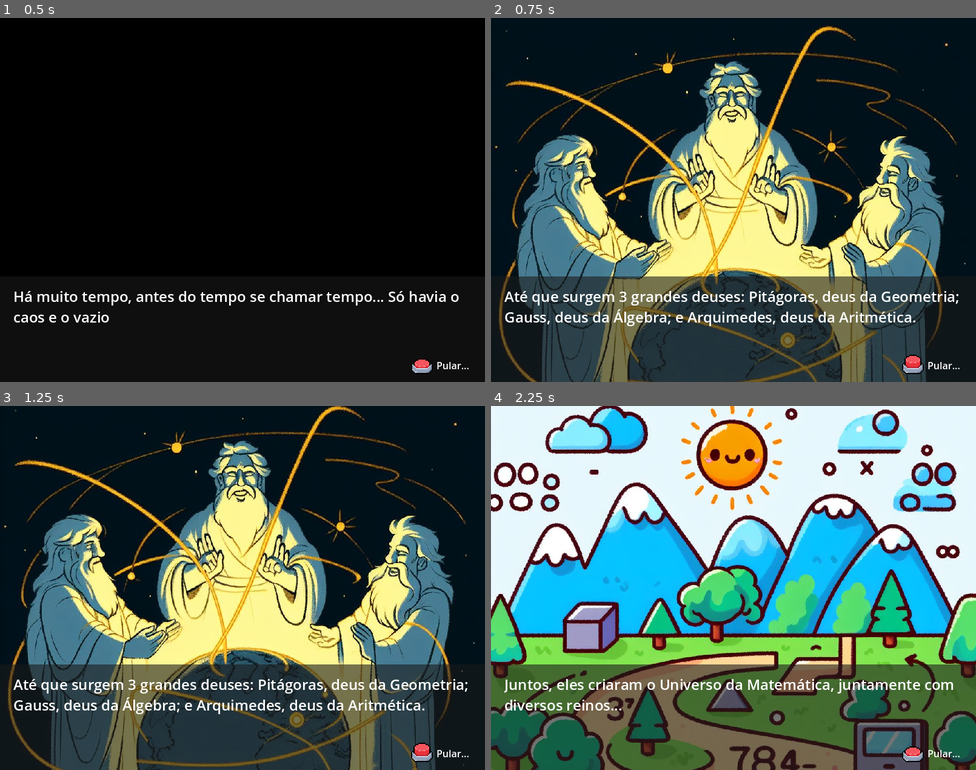
Above: before the commit, frames 1-4 (two rows, left to right).
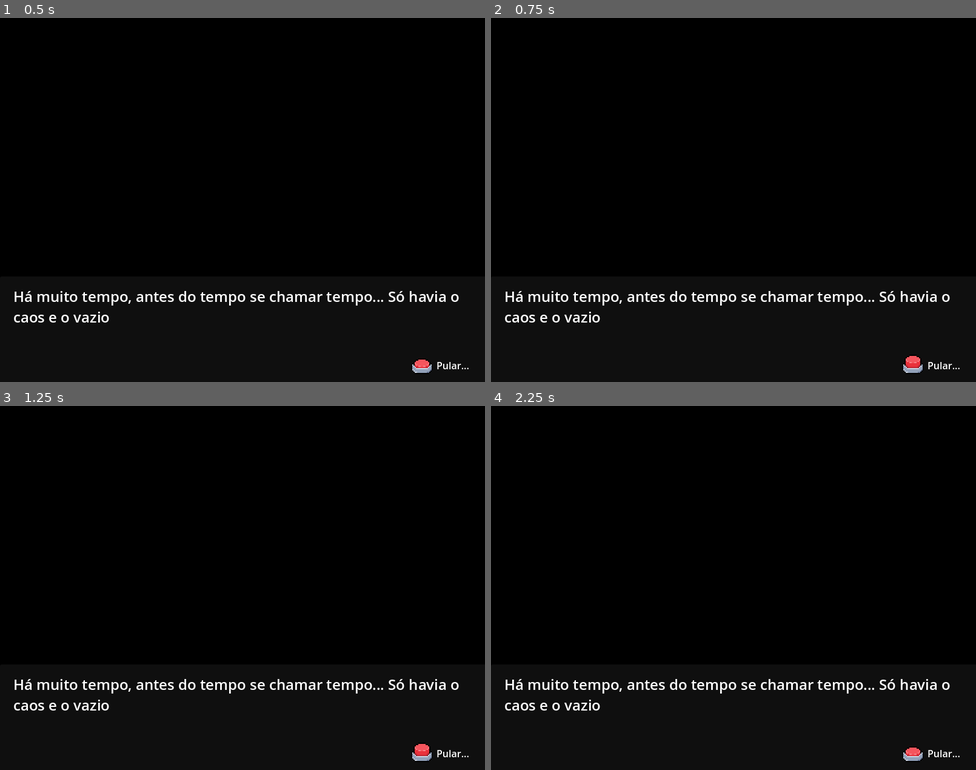
Above: after the commit, the same moments.

Repository: Lapada-Games/The-Legend-of-Samir
Game: Godot game, scene res://Scenes/LapadaGames.tscn
The game is run twice, just before and just after one commit, with the same random seed, the same clock (stepped at 60 frames per second) and the same inputs. Video files are missing from this copy of the repository; at most half a second of black plays in their place. Sound files missing from this copy of the repository are replaced by a short silence.
Inputs:
- Up to frame 1 (0.5 s): no input
- Up to frame 2 (0.75 s): tap Enter at 0.5 s; hold Right (ui_right) from 0.53 s (still down)
- Up to frame 3 (1.25 s): keep holding Right (ui_right)
- Up to frame 4 (2.25 s): release Right (ui_right) at 1.28 s; hold Left (ui_left) 1.28-2.03 s; hold Right (ui_right) from 2.03 s (still down)

Frame 1 is identical in both runs. In frame 2, 88% of the frame differs, in the area x 0-100%, y 0-100%; in frame 3, 88%; in frame 4, 98%.

Commit message:
stuff

Diff:
--- a/Scenes/Enemy.gd
+++ b/Scenes/Enemy.gd
@@ -1,17 +1,52 @@
 extends CharacterBody2D
 class_name Enemy
 
-const SPEED = 130.0
+var speed = 80
+var rng = RandomNumberGenerator.new()
+var should_kill_player = true
+var attacking = false
+var dead = false
 
-var should_kill_player = true
+var sprites = [
+	"fox",
+	"toad"
+]
+
+var current_sprite = 0
+
+func randomize_sprite():
+	if Global.level == 0:
+		current_sprite = rng.randi_range(0, 1)
+
 
 func _physics_process(delta):
-	velocity.x = -1 * SPEED
+	velocity.x = -1 * speed
 
 	move_and_slide()
+
+	if dead:
+		$Sprite2D.play(sprites[current_sprite] + "_die")
+	else:
+		if not attacking:
+			$Sprite2D.play(sprites[current_sprite] + "_walk")
+		else:
+			$Sprite2D.play(sprites[current_sprite] + "_attack")
 
 
 	if $RayCast2D.is_colliding() and should_kill_player:
 		var collider = $RayCast2D.get_collider()
 		if $RayCast2D.get_collider() is Player:
-			collider.die()
+			attacking = true
+			collider.die() # the player dies
+			$RayCast2D.enabled = false
+
+
+func die():
+	dead = true
+
+
+func _on_sprite_2d_animation_finished():
+	if $Sprite2D.animation == sprites[current_sprite] + "_attack":
+		attacking = false
+	elif $Sprite2D.animation == sprites[current_sprite] + "_die":
+		queue_free()
--- a/Scenes/Enemy.tscn
+++ b/Scenes/Enemy.tscn
@@ -1,7 +1,234 @@
-[gd_scene load_steps=4 format=3 uid="uid://crkjvwmwbaffb"]
-
-[ext_resource type="Texture2D" uid="uid://bcqtyf0hhuoub" path="res://icon.svg" id="1_3pypu"]
+[gd_scene load_steps=37 format=3 uid="uid://crkjvwmwbaffb"]
+
 [ext_resource type="Script" path="res://Scenes/Enemy.gd" id="1_afpwt"]
+[ext_resource type="Texture2D" uid="uid://c0i3ua1kwse0k" path="res://Assets/spritesheets/Toad_Walk.png" id="2_0qfk3"]
+[ext_resource type="Texture2D" uid="uid://cip5trtvodwhl" path="res://Assets/spritesheets/fox_walk.png" id="2_7017l"]
+[ext_resource type="Texture2D" uid="uid://cesch5ivtcajv" path="res://Assets/spritesheets/fox_attack.png" id="2_pb03c"]
+[ext_resource type="Texture2D" uid="uid://dy8hrvhl4eqlx" path="res://Assets/spritesheets/fox_death.png" id="3_1iidn"]
+[ext_resource type="Texture2D" uid="uid://dp0isilu1h2ps" path="res://Assets/spritesheets/Toad_Attack.png" id="4_pi64l"]
+[ext_resource type="Texture2D" uid="uid://cqk1frv03cph6" path="res://Assets/spritesheets/Toad_Death.png" id="5_8e25t"]
+
+[sub_resource type="AtlasTexture" id="AtlasTexture_rirw3"]
+atlas = ExtResource("2_pb03c")
+region = Rect2(0, 0, 80, 64)
+
+[sub_resource type="AtlasTexture" id="AtlasTexture_hyj0b"]
+atlas = ExtResource("2_pb03c")
+region = Rect2(80, 0, 80, 64)
+
+[sub_resource type="AtlasTexture" id="AtlasTexture_yx4ra"]
+atlas = ExtResource("2_pb03c")
+region = Rect2(160, 0, 80, 64)
+
+[sub_resource type="AtlasTexture" id="AtlasTexture_k6rx4"]
+atlas = ExtResource("2_pb03c")
+region = Rect2(240, 0, 80, 64)
+
+[sub_resource type="AtlasTexture" id="AtlasTexture_8x2ew"]
+atlas = ExtResource("3_1iidn")
+region = Rect2(0, 0, 80, 64)
+
+[sub_resource type="AtlasTexture" id="AtlasTexture_ugo7m"]
+atlas = ExtResource("3_1iidn")
+region = Rect2(80, 0, 80, 64)
+
+[sub_resource type="AtlasTexture" id="AtlasTexture_f6afe"]
+atlas = ExtResource("3_1iidn")
+region = Rect2(160, 0, 80, 64)
+
+[sub_resource type="AtlasTexture" id="AtlasTexture_0c65l"]
+atlas = ExtResource("2_7017l")
+region = Rect2(0, 0, 80, 64)
+
+[sub_resource type="AtlasTexture" id="AtlasTexture_kvw2a"]
+atlas = ExtResource("2_7017l")
+region = Rect2(80, 0, 80, 64)
+
+[sub_resource type="AtlasTexture" id="AtlasTexture_u4wot"]
+atlas = ExtResource("2_7017l")
+region = Rect2(160, 0, 80, 64)
+
+[sub_resource type="AtlasTexture" id="AtlasTexture_fk8nm"]
+atlas = ExtResource("2_7017l")
+region = Rect2(240, 0, 80, 64)
+
+[sub_resource type="AtlasTexture" id="AtlasTexture_emgl1"]
+atlas = ExtResource("4_pi64l")
+region = Rect2(80, 0, 80, 64)
+
+[sub_resource type="AtlasTexture" id="AtlasTexture_cf757"]
+atlas = ExtResource("4_pi64l")
+region = Rect2(160, 0, 80, 64)
+
+[sub_resource type="AtlasTexture" id="AtlasTexture_a6se3"]
+atlas = ExtResource("4_pi64l")
+region = Rect2(240, 0, 80, 64)
+
+[sub_resource type="AtlasTexture" id="AtlasTexture_mx786"]
+atlas = ExtResource("4_pi64l")
+region = Rect2(320, 0, 80, 64)
+
+[sub_resource type="AtlasTexture" id="AtlasTexture_xmekj"]
+atlas = ExtResource("4_pi64l")
+region = Rect2(400, 0, 80, 64)
+
+[sub_resource type="AtlasTexture" id="AtlasTexture_cqyxl"]
+atlas = ExtResource("4_pi64l")
+region = Rect2(480, 0, 80, 64)
+
+[sub_resource type="AtlasTexture" id="AtlasTexture_a4fdf"]
+atlas = ExtResource("4_pi64l")
+region = Rect2(560, 0, 80, 64)
+
+[sub_resource type="AtlasTexture" id="AtlasTexture_62yiw"]
+atlas = ExtResource("5_8e25t")
+region = Rect2(0, 0, 80, 64)
+
+[sub_resource type="AtlasTexture" id="AtlasTexture_aodef"]
+atlas = ExtResource("5_8e25t")
+region = Rect2(80, 0, 80, 64)
+
+[sub_resource type="AtlasTexture" id="AtlasTexture_3rqvd"]
+atlas = ExtResource("5_8e25t")
+region = Rect2(160, 0, 80, 64)
+
+[sub_resource type="AtlasTexture" id="AtlasTexture_p8n1u"]
+atlas = ExtResource("5_8e25t")
+region = Rect2(240, 0, 80, 64)
+
+[sub_resource type="AtlasTexture" id="AtlasTexture_o0xsh"]
+atlas = ExtResource("5_8e25t")
+region = Rect2(320, 0, 80, 64)
+
+[sub_resource type="AtlasTexture" id="AtlasTexture_rocd6"]
+atlas = ExtResource("2_0qfk3")
+region = Rect2(0, 0, 80, 64)
+
+[sub_resource type="AtlasTexture" id="AtlasTexture_vee7s"]
+atlas = ExtResource("2_0qfk3")
+region = Rect2(80, 0, 80, 64)
+
+[sub_resource type="AtlasTexture" id="AtlasTexture_j5lq4"]
+atlas = ExtResource("2_0qfk3")
+region = Rect2(160, 0, 80, 64)
+
+[sub_resource type="AtlasTexture" id="AtlasTexture_xblta"]
+atlas = ExtResource("2_0qfk3")
+region = Rect2(240, 0, 80, 64)
+
+[sub_resource type="SpriteFrames" id="SpriteFrames_m2xou"]
+animations = [{
+"frames": [{
+"duration": 1.0,
+"texture": SubResource("AtlasTexture_rirw3")
+}, {
+"duration": 1.0,
+"texture": SubResource("AtlasTexture_hyj0b")
+}, {
+"duration": 1.0,
+"texture": SubResource("AtlasTexture_yx4ra")
+}, {
+"duration": 1.0,
+"texture": SubResource("AtlasTexture_k6rx4")
+}],
+"loop": false,
+"name": &"fox_attack",
+"speed": 10.0
+}, {
+"frames": [{
+"duration": 1.0,
+"texture": SubResource("AtlasTexture_8x2ew")
+}, {
+"duration": 1.0,
+"texture": SubResource("AtlasTexture_ugo7m")
+}, {
+"duration": 1.0,
+"texture": SubResource("AtlasTexture_f6afe")
+}],
+"loop": false,
+"name": &"fox_die",
+"speed": 5.0
+}, {
+"frames": [{
+"duration": 1.0,
+"texture": SubResource("AtlasTexture_0c65l")
+}, {
+"duration": 1.0,
+"texture": SubResource("AtlasTexture_kvw2a")
+}, {
+"duration": 1.0,
+"texture": SubResource("AtlasTexture_u4wot")
+}, {
+"duration": 1.0,
+"texture": SubResource("AtlasTexture_fk8nm")
+}],
+"loop": true,
+"name": &"fox_walk",
+"speed": 5.0
+}, {
+"frames": [{
+"duration": 1.0,
+"texture": SubResource("AtlasTexture_emgl1")
+}, {
+"duration": 1.0,
+"texture": SubResource("AtlasTexture_cf757")
+}, {
+"duration": 1.0,
+"texture": SubResource("AtlasTexture_a6se3")
+}, {
+"duration": 1.0,
+"texture": SubResource("AtlasTexture_mx786")
+}, {
+"duration": 1.0,
+"texture": SubResource("AtlasTexture_xmekj")
+}, {
+"duration": 1.0,
+"texture": SubResource("AtlasTexture_cqyxl")
+}, {
+"duration": 1.0,
+"texture": SubResource("AtlasTexture_a4fdf")
+}],
+"loop": false,
+"name": &"toad_attack",
+"speed": 20.0
+}, {
+"frames": [{
+"duration": 1.0,
+"texture": SubResource("AtlasTexture_62yiw")
+}, {
+"duration": 1.0,
+"texture": SubResource("AtlasTexture_aodef")
+}, {
+"duration": 1.0,
+"texture": SubResource("AtlasTexture_3rqvd")
+}, {
+"duration": 1.0,
+"texture": SubResource("AtlasTexture_p8n1u")
+}, {
+"duration": 1.0,
+"texture": SubResource("AtlasTexture_o0xsh")
+}],
+"loop": false,
+"name": &"toad_die",
+"speed": 8.0
+}, {
+"frames": [{
+"duration": 1.0,
+"texture": SubResource("AtlasTexture_rocd6")
+}, {
+"duration": 1.0,
+"texture": SubResource("AtlasTexture_vee7s")
+}, {
+"duration": 1.0,
+"texture": SubResource("AtlasTexture_j5lq4")
+}, {
+"duration": 1.0,
+"texture": SubResource("AtlasTexture_xblta")
+}],
+"loop": true,
+"name": &"toad_walk",
+"speed": 5.0
+}]
 
 [sub_resource type="RectangleShape2D" id="RectangleShape2D_xivre"]
 size = Vector2(87, 87)
@@ -11,9 +238,13 @@
 collision_mask = 2
 script = ExtResource("1_afpwt")
 
-[node name="Sprite2D" type="Sprite2D" parent="."]
-scale = Vector2(0.6875, 0.6875)
-texture = ExtResource("1_3pypu")
+[node name="Sprite2D" type="AnimatedSprite2D" parent="."]
+position = Vector2(1, -3)
+scale = Vector2(3.25781, 3.25781)
+sprite_frames = SubResource("SpriteFrames_m2xou")
+animation = &"fox_die"
+autoplay = "fox_walk"
+flip_h = true
 
 [node name="CollisionShape2D" type="CollisionShape2D" parent="."]
 position = Vector2(0.5, -0.5)
@@ -21,3 +252,5 @@
 
 [node name="RayCast2D" type="RayCast2D" parent="."]
 target_position = Vector2(-76, 0)
+
+[connection signal="animation_finished" from="Sprite2D" to="." method="_on_sprite_2d_animation_finished"]
--- a/Scenes/LapadaGames.tscn
+++ b/Scenes/LapadaGames.tscn
@@ -32,9 +32,10 @@
 [node name="ColorRect2" type="ColorRect" parent="."]
 layout_mode = 0
 offset_left = -58.0
-offset_top = -838.0
+offset_top = -885.0
 offset_right = 917.0
-offset_bottom = 137.0
+offset_bottom = 90.0
+color = Color(0, 0, 0, 1)
 
 [node name="ColorRect3" type="ColorRect" parent="."]
 layout_mode = 0
@@ -42,5 +43,6 @@
 offset_top = 498.0
 offset_right = 907.0
 offset_bottom = 1473.0
+color = Color(0, 0, 0, 1)
 
 [connection signal="finished" from="VideoStreamPlayer" to="." method="_on_video_stream_player_finished"]
--- /dev/null
+++ b/Scenes/LevelShower.gd
@@ -0,0 +1,21 @@
+extends Node2D
+
+var level_names = [
+	"PRAIA DOS NÚMEROS",
+	"NÃO SEI VOU VER",
+	"NÃO SEI VOU VER",
+	"CASTELO DO EULER"
+]
+
+# Called when the node enters the scene tree for the first time.
+func _ready():
+	pass # Replace with function body.
+
+
+# Called every frame. 'delta' is the elapsed time since the previous frame.
+func _process(delta):
+	pass
+
+
+func _on_audio_stream_player_finished():
+	get_tree().change_scene_to_file("res://Scenes/Levels/level.tscn") # TODO: change this later
--- /dev/null
+++ b/Scenes/LevelShower.tscn
@@ -0,0 +1,33 @@
+[gd_scene load_steps=4 format=3 uid="uid://cpoyjiak03wiv"]
+
+[ext_resource type="FontFile" uid="uid://b4eycjheda6jr" path="res://Assets/Fonts/PressStart2P-Regular.ttf" id="1_0oik6"]
+[ext_resource type="AudioStream" uid="uid://bbr576tjskv8a" path="res://Assets/Audio/Level.mp3" id="1_e1xmy"]
+[ext_resource type="Script" path="res://Scenes/LevelShower.gd" id="1_j2mes"]
+
+[node name="LevelShower" type="Node2D"]
+script = ExtResource("1_j2mes")
+
+[node name="ColorRect" type="ColorRect" parent="."]
+offset_right = 865.0
+offset_bottom = 746.0
+color = Color(0, 0, 0, 1)
+
+[node name="Label" type="Label" parent="."]
+offset_left = 29.0
+offset_top = 45.0
+offset_right = 764.0
+offset_bottom = 570.0
+theme_override_colors/font_color = Color(1, 1, 1, 1)
+theme_override_fonts/font = ExtResource("1_0oik6")
+theme_override_font_sizes/font_size = 32
+text = "PRAIA DOS NÚMEROS"
+horizontal_alignment = 1
+vertical_alignment = 1
+
+[node name="AudioStreamPlayer" type="AudioStreamPlayer" parent="."]
+stream = ExtResource("1_e1xmy")
+autoplay = true
+
+[node name="Timer" type="Timer" parent="."]
+
+[connection signal="finished" from="AudioStreamPlayer" to="." method="_on_audio_stream_player_finished"]
--- a/Scenes/Levels/EnemySpawner.gd
+++ b/Scenes/Levels/EnemySpawner.gd
@@ -13,9 +13,10 @@
 func spawn_enemy():
 	instance = enemy.instantiate()
 	add_child(instance)
+	instance.randomize_sprite()
 
 func has_enemy():
 	return instance != null
 
-func delete_enemy():
-	instance.queue_free()
+func kill_enemy():
+	instance.die()
--- a/Scenes/Levels/Level.gd
+++ b/Scenes/Levels/Level.gd
@@ -11,6 +11,7 @@
 	if $EnemySpawner.has_enemy():
 		enemy = $EnemySpawner.instance
 		enemy.should_kill_player = false
+		enemy.speed += 120
 
 
 
@@ -18,9 +19,19 @@
 
 func _on_samir_rig_attacked():
 	if $EnemySpawner.has_enemy():
-		$EnemySpawner.delete_enemy()
+		$EnemySpawner.kill_enemy()
+		$EnemySpawner.spawn_enemy()
+
+	$Operations.next_question()
 
 
 func _on_samir_rig_dead():
 	$TileMap.paused = true
 	$ParallaxBackground.paused = true
+
+
+func _on_operations_failed():
+	var enemy = null
+	if $EnemySpawner.has_enemy():
+		enemy = $EnemySpawner.instance
+		enemy.speed += 200
--- a/Scenes/Levels/level.tscn
+++ b/Scenes/Levels/level.tscn
@@ -9,6 +9,7 @@
 [ext_resource type="PackedScene" uid="uid://r8ic662go4fn" path="res://Scenes/SamirRig.tscn" id="3_ppgkd"]
 [ext_resource type="PackedScene" uid="uid://cvwg24cuova02" path="res://Scenes/Operations.tscn" id="7_j8pmd"]
 [ext_resource type="Script" path="res://Scenes/Levels/EnemySpawner.gd" id="9_ualg3"]
+[ext_resource type="AudioStream" uid="uid://b4fsdh448wy6f" path="res://Assets/Audio/Level1.mp3" id="10_j8xxe"]
 
 [sub_resource type="TileSetAtlasSource" id="TileSetAtlasSource_y2iie"]
 texture = ExtResource("1_ux70b")
@@ -157,15 +158,20 @@
 
 [node name="Operations" parent="." instance=ExtResource("7_j8pmd")]
 
-[node name="EnemySpawner" type="Node2D" parent="."]
-position = Vector2(733, 468)
-script = ExtResource("9_ualg3")
-
 [node name="SamirRig" parent="." instance=ExtResource("3_ppgkd")]
 position = Vector2(96, 501)
 rotation = 3.14159
 scale = Vector2(0.5, -0.5)
 
+[node name="EnemySpawner" type="Node2D" parent="."]
+position = Vector2(852, 468)
+script = ExtResource("9_ualg3")
+
+[node name="Theme" type="AudioStreamPlayer" parent="."]
+stream = ExtResource("10_j8xxe")
+autoplay = true
+
+[connection signal="failed" from="Operations" to="." method="_on_operations_failed"]
 [connection signal="success" from="Operations" to="." method="_on_operations_success"]
 [connection signal="attacked" from="SamirRig" to="." method="_on_samir_rig_attacked"]
 [connection signal="dead" from="SamirRig" to="." method="_on_samir_rig_dead"]
--- a/Scenes/Lore.gd
+++ b/Scenes/Lore.gd
@@ -9,7 +9,7 @@
 	"Essa concha é um artefato poderoso capaz de manter a paz e harmonia no universo.",
 	"Porém, um terrível vilão, chamado Euler, aparece e rouba a Concha.",
 	"Mas existe uma lenda. De um herói destemido que irá deter o grande vilão e restaurar a paz no reino.",
-	"Você é Samir, um habitante do Reino dos Números. Seu objetivo é recuperar A Concha.",
+	"Seu nome é Samir, um habitante do Reino dos Números. Seu objetivo é recuperar A Concha.",
 	"Só que para isso, você precisa enfrentar O CASTELO DE EULER!"
 ]
 
@@ -46,9 +46,8 @@
 
 # Called every frame. 'delta' is the elapsed time since the previous frame.
 func _process(delta):
-	if Input.is_action_just_pressed("ui_right"):
-		current_text += 1
-		reload()
+	if Input.is_action_just_pressed("ui_up"):
+		get_tree().change_scene_to_file("res://Scenes/Menu.tscn")
 
 
 func _on_timer_timeout():
@@ -57,7 +56,3 @@
 
 func end():
 	get_tree().change_scene_to_file("res://Scenes/Menu.tscn")
-
-#func _on_animation_player_animation_finished(anim_name):
-#	if anim_name == "up":
-#		$AnimationPlayer.play("")
--- a/Scenes/Menu.gd
+++ b/Scenes/Menu.gd
@@ -9,4 +9,4 @@
 # Called every frame. 'delta' is the elapsed time since the previous frame.
 func _process(delta):
 	if Input.is_action_just_pressed("ui_up"):
-		get_tree().change_scene_to_file("res://Scenes/Levels/level.tscn")
+		get_tree().change_scene_to_file("res://Scenes/LevelShower.tscn")
--- a/Scenes/Operations.gd
+++ b/Scenes/Operations.gd
@@ -1,6 +1,7 @@
 extends Node2D
 
 signal success
+signal failed
 
 var rng = RandomNumberGenerator.new()
 
@@ -47,6 +48,7 @@
 
 var index = 0
 var current_question = 0
+var has_answered = false
 
 func _ready():
 	update_cursor()
@@ -55,22 +57,24 @@
 
 # Called every frame. 'delta' is the elapsed time since the previous frame.
 func _process(delta):
-	if Input.is_action_just_pressed("ui_left"):
-		index -= 1
-		if index < 0: index = 0 # clamping
-		update_cursor()
-	if Input.is_action_just_pressed("ui_right"):
-		index += 1
-		if index > 3: index = 3
-		update_cursor()
+	if not has_answered:
+		if Input.is_action_just_pressed("ui_left"):
+			index -= 1
+			if index < 0: index = 0 # clamping
+			update_cursor()
+		if Input.is_action_just_pressed("ui_right"):
+			index += 1
+			if index > 3: index = 3
+			update_cursor()
 
-	if Input.is_action_just_pressed("ui_up"):
-		check()
+		if Input.is_action_just_pressed("ui_up"):
+			check()
 
 func update_cursor():
 	$Selection.position = positions[index]
 
 func render_operation():
+	$Selection.visible = true
 	$Panel/Label.text = operations[Global.level][current_question] + " ="
 
 	# set all options to be random numbers
@@ -79,7 +83,7 @@
 		random_answers.append(rng.randi_range(1, 20))
 
 	# check for repeated values
-	for i in range(3):
+	for i in range(4):
 		for j in range(1, 4):
 			print(i, j)
 			if i == j: continue
@@ -99,16 +103,33 @@
 	var option_text = get_node("Option" + str(index + 1) + "/Label").text
 
 	if int(option_text) == answers[Global.level][current_question]:
-		print("acertou")
 		emit_signal("success")
-#		next_question()
+		has_answered = true
+		$Panel/Label.text = "CORRETO!!"
+		$Option1/Label.text = ""
+		$Option2/Label.text = ""
+		$Option3/Label.text = ""
+		$Option4/Label.text = ""
+		$DelayBeforeNext.start()
+		$Selection.visible = false
 	else:
-		print("errou")
+		has_answered = true
+		$Panel/Label.text = "ERRADO :("
+		$Option1/Label.text = ""
+		$Option2/Label.text = ""
+		$Option3/Label.text = ""
+		$Option4/Label.text = ""
+		emit_signal("failed")
 
 func next_question():
 	current_question += 1
+	if current_question >= len(operations[Global.level]): return # TODO: what happens next
 	render_operation()
 
 
 func _on_test_timeout():
 	emit_signal("success") # TESTE
+
+
+func _on_delay_before_next_timeout():
+	has_answered = false
--- a/Scenes/Operations.tscn
+++ b/Scenes/Operations.tscn
@@ -265,4 +265,9 @@
 wait_time = 1.731
 one_shot = true
 
+[node name="DelayBeforeNext" type="Timer" parent="."]
+wait_time = 2.0
+one_shot = true
+
 [connection signal="timeout" from="TEST" to="." method="_on_test_timeout"]
+[connection signal="timeout" from="DelayBeforeNext" to="." method="_on_delay_before_next_timeout"]
--- a/Scenes/Player.gd
+++ b/Scenes/Player.gd
@@ -4,7 +4,14 @@
 signal attacked
 signal dead
 
+var rng = RandomNumberGenerator.new()
 var is_dead = false
+@onready var audios = [
+	$Audios/Yah,
+	$Audios/Yah2,
+	$Audios/Yah3
+]
+
 
 func _physics_process(delta):
 	if $RayCast2D.is_colliding():
@@ -13,12 +20,15 @@
 			if not collider.should_kill_player:
 				$AnimationPlayer.play("run_attack")
 
+func yah():
+	audios[rng.randi_range(0, 2)].play()
 
 func die():
 	if not is_dead:
 		$AnimationPlayer.play("RESET")
 		$AnimationPlayer.play("dead")
 		is_dead = true
+		$Audios/Hurt.play()
 		emit_signal("dead")
 
 func _on_animation_player_animation_finished(anim_name):
--- a/Scenes/SamirRig.tscn
+++ b/Scenes/SamirRig.tscn
@@ -7,6 +7,10 @@
 [ext_resource type="Texture2D" uid="uid://3jmbotgo8vky" path="res://Assets/The Hero/head/head_neutral.png" id="3_cfx5k"]
 [ext_resource type="Texture2D" uid="uid://dvvgyndpykvrb" path="res://Assets/The Hero/head/head_attack.png" id="5_iwr1t"]
 [ext_resource type="Texture2D" uid="uid://cjh08ydvbt0c0" path="res://Assets/The Hero/head/head_dead.png" id="7_fwlj3"]
+[ext_resource type="AudioStream" uid="uid://btsxi1vsgtq0s" path="res://Assets/Audio/Yahs/1.wav" id="8_hncvj"]
+[ext_resource type="AudioStream" uid="uid://c1p8vw1cnooou" path="res://Assets/Audio/Yahs/2.wav" id="9_log13"]
+[ext_resource type="AudioStream" uid="uid://5vd1uer0p21o" path="res://Assets/Audio/Yahs/3.wav" id="10_d4s3k"]
+[ext_resource type="AudioStream" uid="uid://bqyv56yfy84a6" path="res://Assets/Audio/hurt.wav" id="11_um6cd"]
 
 [sub_resource type="CapsuleShape2D" id="CapsuleShape2D_grjlo"]
 radius = 57.0
@@ -638,9 +642,12 @@
 tracks/10/interp = 1
 tracks/10/loop_wrap = true
 tracks/10/keys = {
-"times": PackedFloat32Array(0.8),
-"transitions": PackedFloat32Array(1),
+"times": PackedFloat32Array(0.5, 0.8),
+"transitions": PackedFloat32Array(1, 1),
 "values": [{
+"args": [],
+"method": &"yah"
+}, {
 "args": [&"attacked"],
 "method": &"emit_signal"
 }]
@@ -738,14 +745,14 @@
 [node name="Skeleton2D" type="Skeleton2D" parent="."]
 
 [node name="LeftLeg" type="Sprite2D" parent="Skeleton2D"]
-position = Vector2(10.1028, -9.5181)
-rotation = 1.21096
+position = Vector2(-30.2033, 9.67174)
+rotation = 1.05166
 scale = Vector2(0.232416, 0.232416)
 texture = ExtResource("1_lukw0")
 
 [node name="RightLeg" type="Sprite2D" parent="Skeleton2D"]
-position = Vector2(11.8164, 17.1961)
-rotation = 1.45038
+position = Vector2(26.9953, 14.4948)
+rotation = -0.754878
 scale = Vector2(0.232416, 0.232416)
 texture = ExtResource("1_lukw0")
 
@@ -809,7 +816,7 @@
 
 [node name="RayCast2D" type="RayCast2D" parent="."]
 position = Vector2(0, -62)
-target_position = Vector2(-202, 0)
+target_position = Vector2(-358, 0)
 
 [node name="AnimationPlayer" type="AnimationPlayer" parent="."]
 autoplay = "run"
@@ -817,4 +824,18 @@
 "": SubResource("AnimationLibrary_stfnc")
 }
 
+[node name="Audios" type="Node" parent="."]
+
+[node name="Yah" type="AudioStreamPlayer" parent="Audios"]
+stream = ExtResource("8_hncvj")
+
+[node name="Yah2" type="AudioStreamPlayer" parent="Audios"]
+stream = ExtResource("9_log13")
+
+[node name="Yah3" type="AudioStreamPlayer" parent="Audios"]
+stream = ExtResource("10_d4s3k")
+
+[node name="Hurt" type="AudioStreamPlayer" parent="Audios"]
+stream = ExtResource("11_um6cd")
+
 [connection signal="animation_finished" from="AnimationPlayer" to="." method="_on_animation_player_animation_finished"]
Not shown, added: Assets/Audio/Level.mp3.import
Not shown, added: Assets/Audio/Level1.mp3.import
Not shown, added: Assets/Audio/Yahs/1.wav.import
Not shown, added: Assets/Audio/Yahs/2.wav.import
Not shown, added: Assets/Audio/Yahs/3.wav.import
Not shown, added: Assets/Audio/hurt.wav.import
Binary file added: Assets/spritesheets/Toad_Attack.png
Not shown, added: Assets/spritesheets/Toad_Attack.png.import
Binary file added: Assets/spritesheets/Toad_Death.png
Not shown, added: Assets/spritesheets/Toad_Death.png.import
Binary file added: Assets/spritesheets/Toad_Walk.png
Not shown, added: Assets/spritesheets/Toad_Walk.png.import
(and 14 more such lines)
